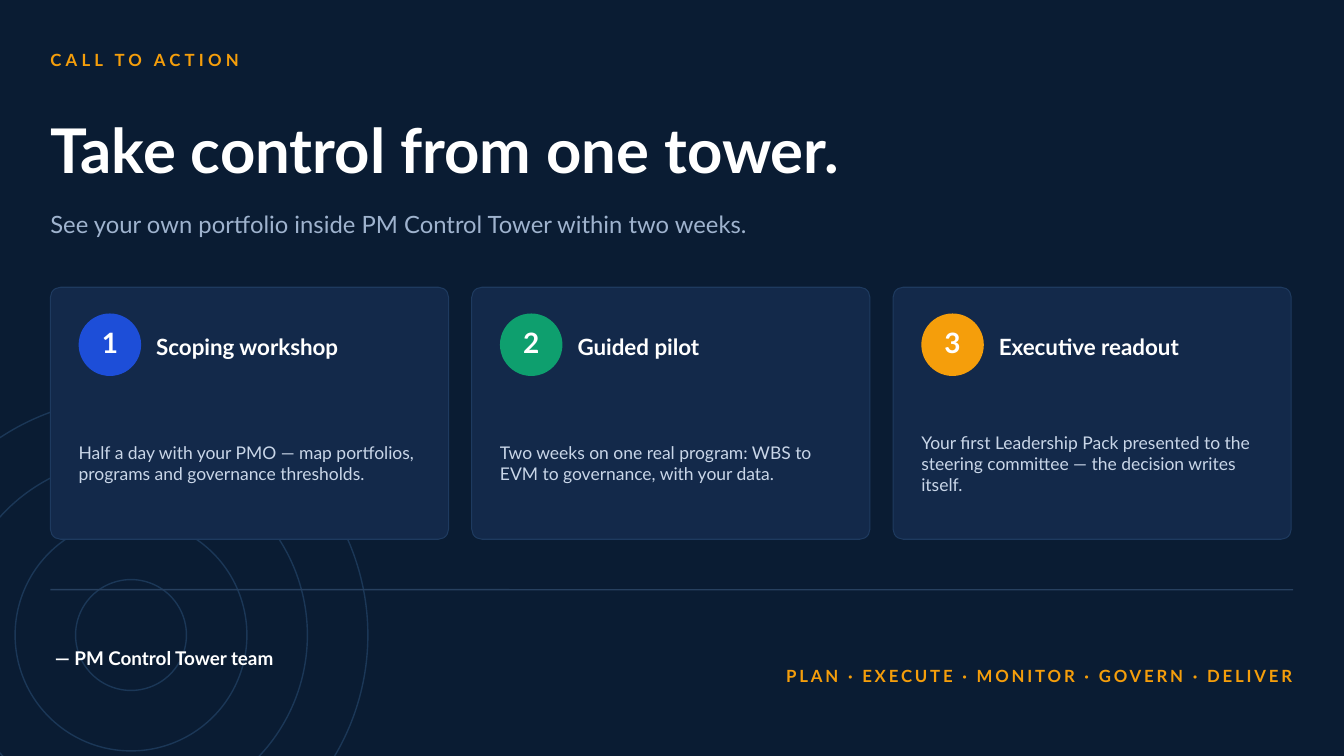
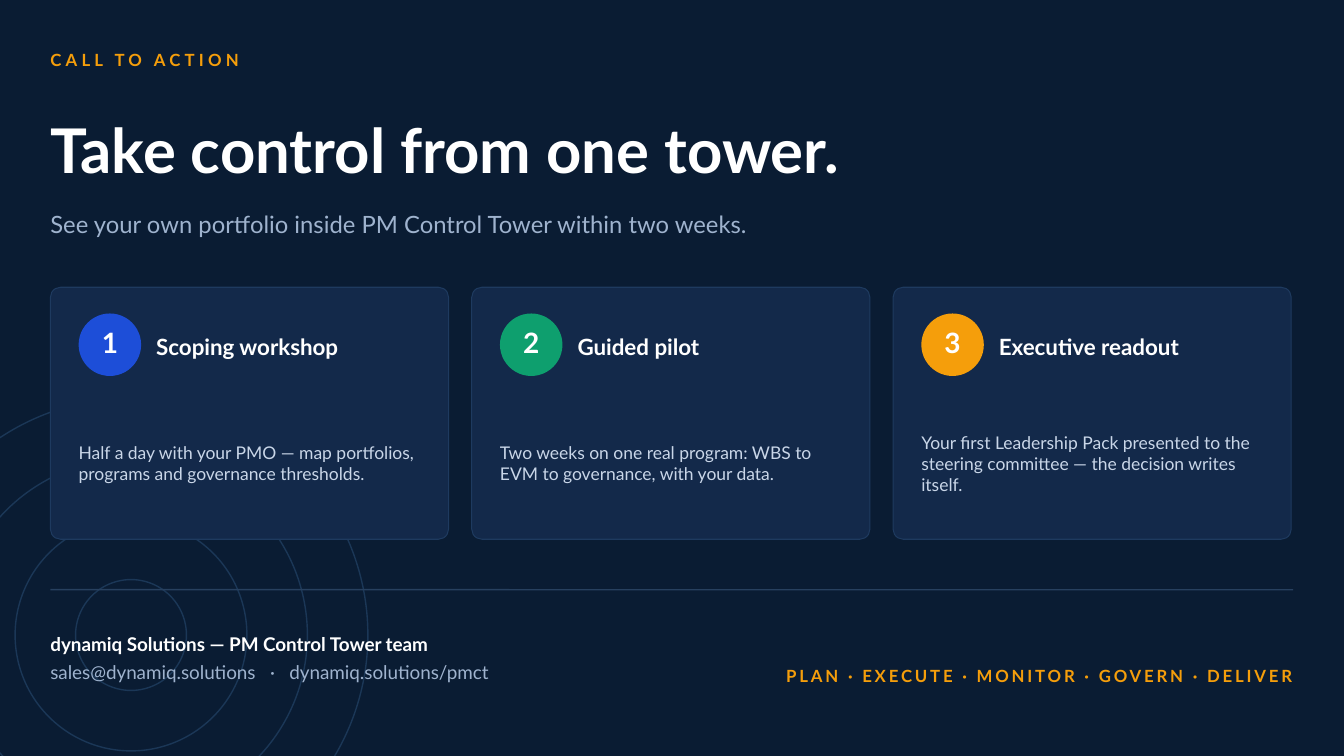
Before and after one commit to KesavSpartan/PM-Control-Tower, a slide deck: slide 19 of Important Documents/SALES-DECK.pptx (slide 18 before the commit). Drawn at 1344x756 pixels with LibreOffice and Linux fonts; fonts in the diff are those of the drawing. Boxes give left, top, right and bottom in pixels: in the first picture for what was removed or moved away, otherwise in the second. Text is boxed around its words. In the diff, an @@ line names an element or a change of style, - is before the commit and + after.

```diff
--- a/Important Documents/SALES-DECK.pptx
+++ b/Important Documents/SALES-DECK.pptx
@@ text at [50, 637, 488, 682]: text changed; text colour #FFFFFF to #9FB3CE; bold off @@
-— PM Control Tower team
+dynamiq Solutions — PM Control Tower team
+sales@dynamiq.solutions · dynamiq.solutions/pmct
```
Also in this commit, not shown: 12 other slides changed, 1 slide added, 49 other files.
